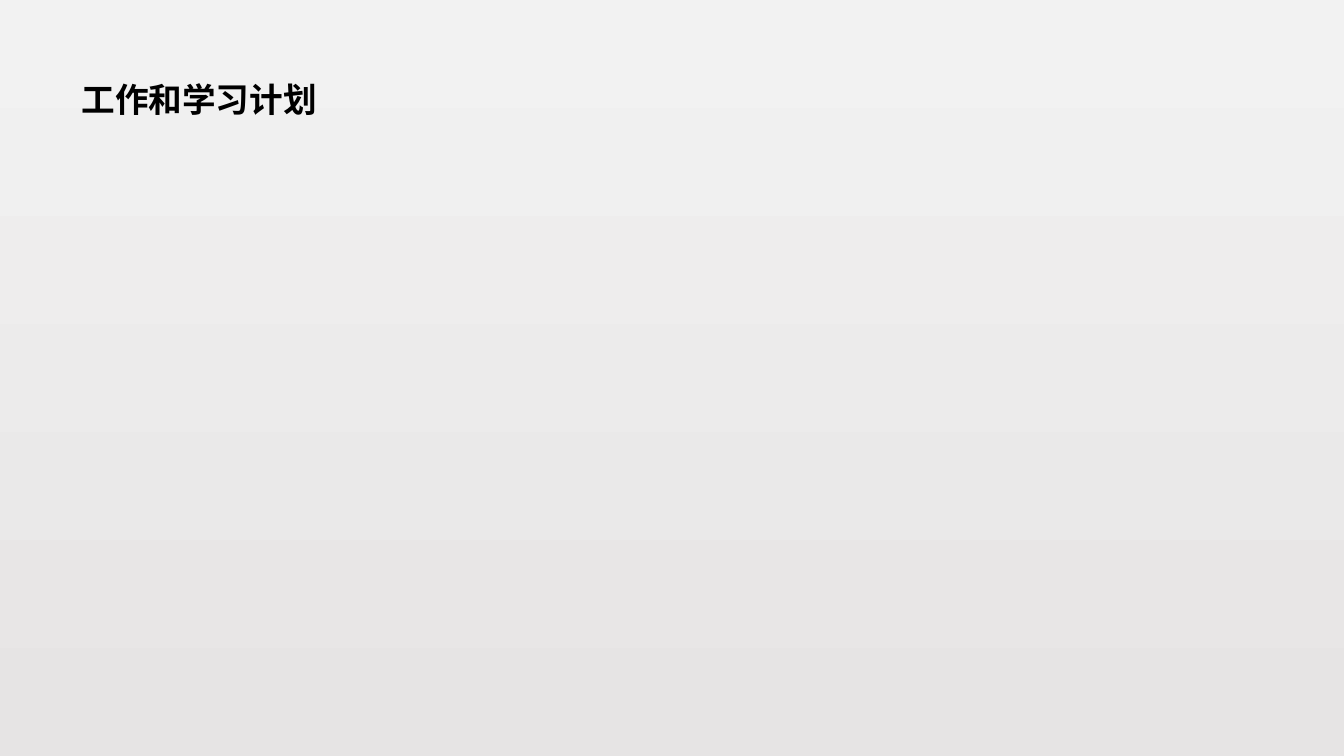
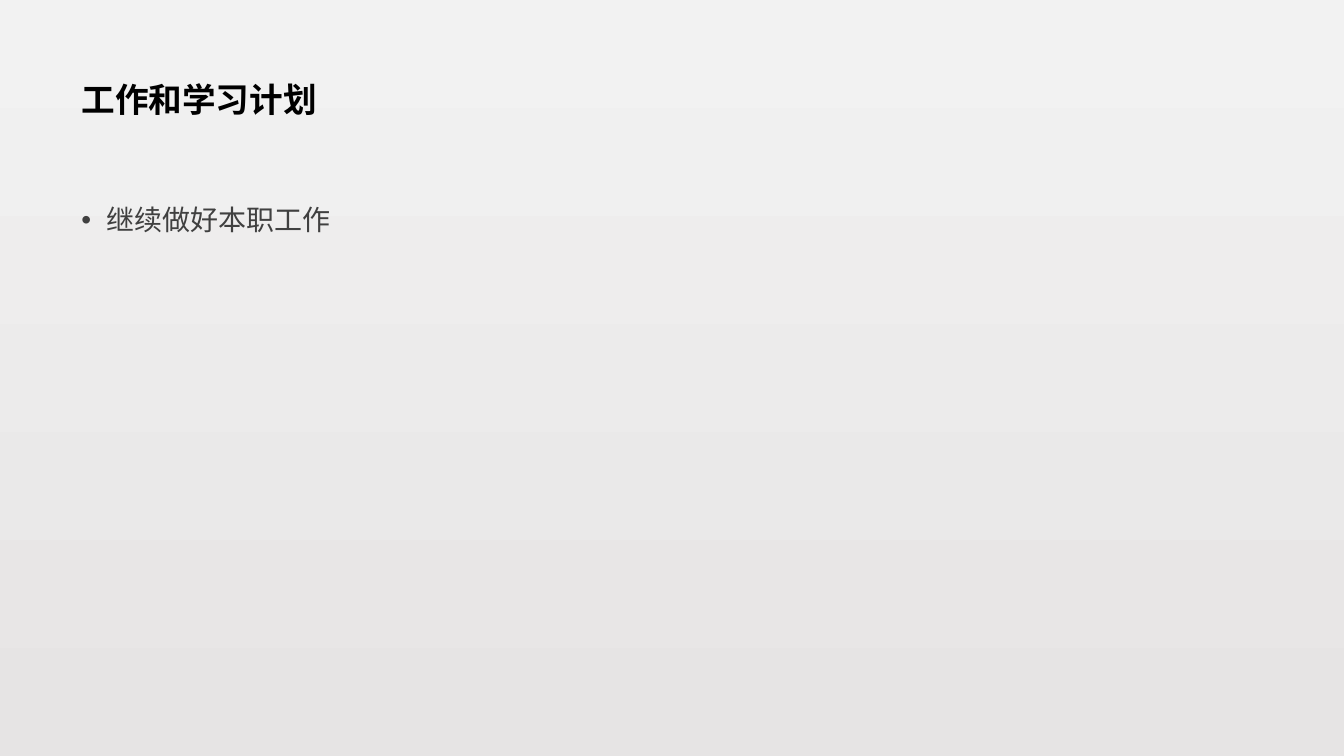
Before and after one commit to zepang/Rx_note, a slide deck: slide 12 of 赖泽海-试用期工作总结.pptx (slide 11 before the commit). Drawn at 1344x756 pixels with LibreOffice and Linux fonts; fonts in the diff are those of the drawing. Boxes give left, top, right and bottom in pixels: in the first picture for what was removed or moved away, otherwise in the second. Text is boxed around its words. In the diff, an @@ line names an element or a change of style, - is before the commit and + after.

```diff
--- a/赖泽海-试用期工作总结.pptx
+++ b/赖泽海-试用期工作总结.pptx
@@ text added at (x1=107, y1=206, x2=331, y2=233), 20 pt, text #404040 @@
+• 继续做好本职工作
```
Also in this commit, not shown: 3 other slides changed, 1 slide added.
